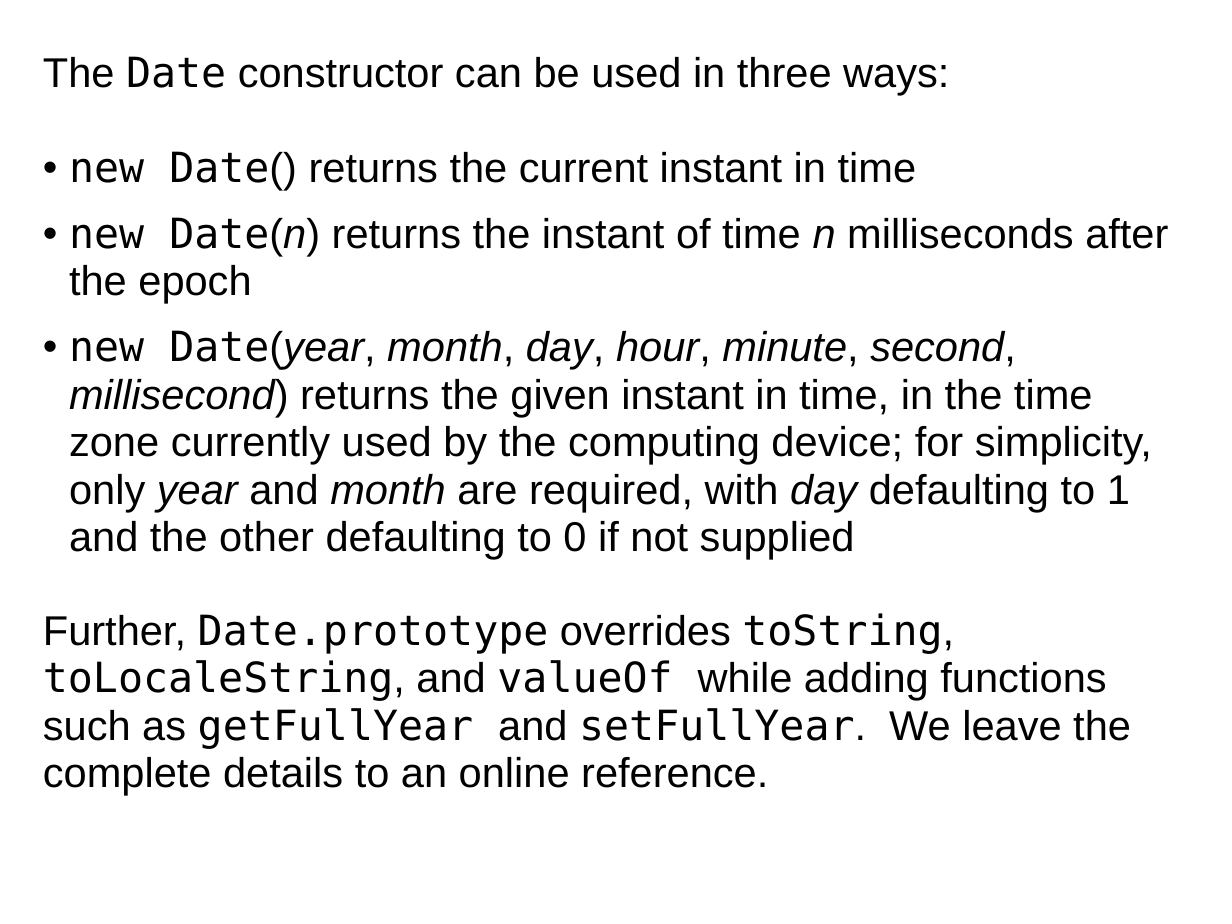
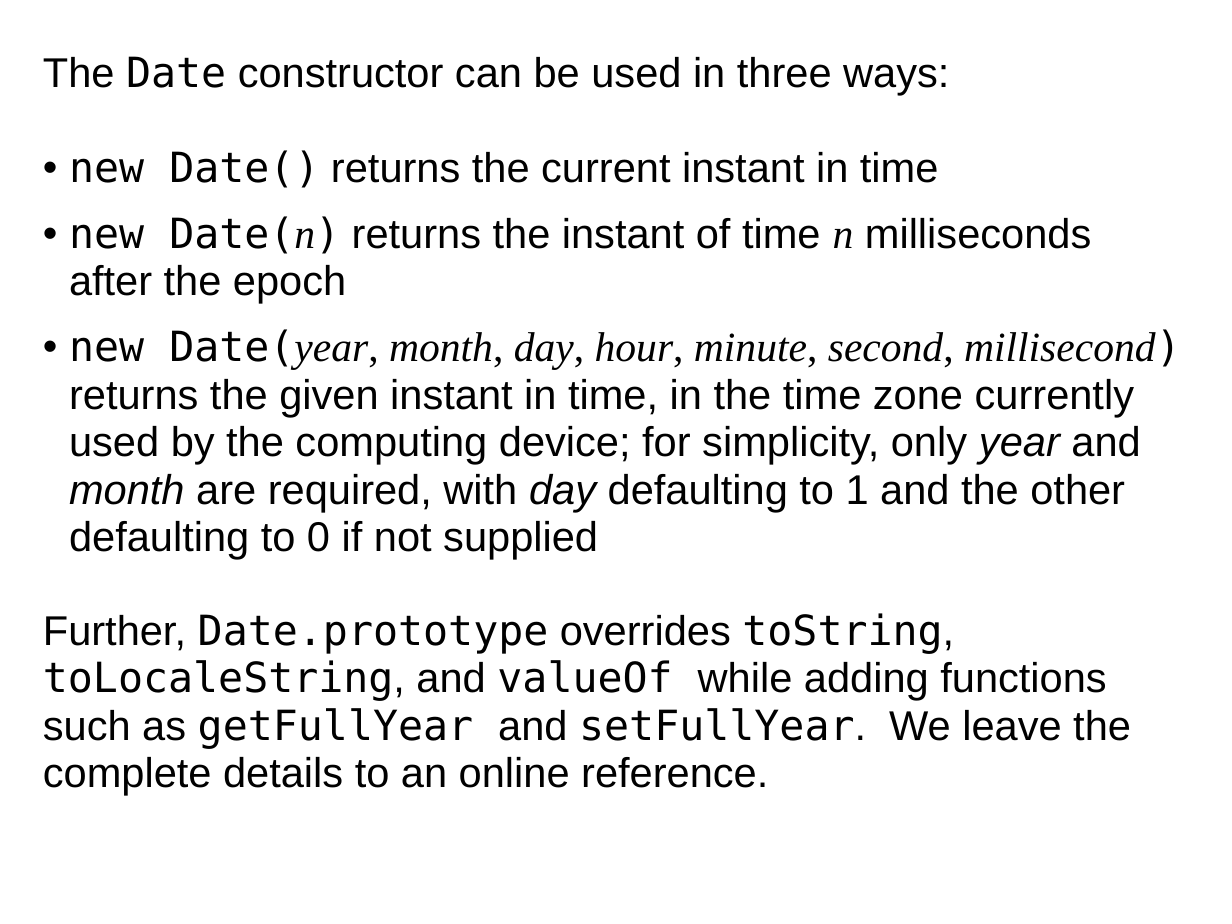
Before and after one commit to dondi/javascript-book, a slide deck: slide 54 of presentations/Chapter_7_Presentation.ppt. Drawn at 1232x924 pixels with LibreOffice and Linux fonts; fonts in the diff are those of the drawing; background and template pictures are left out. Boxes give left, top, right and bottom in pixels: in the first picture for what was removed or moved away, otherwise in the second. Text is boxed around its words. In the diff, an @@ line names an element or a change of style, - is before the commit and + after.

Commit message:
Second pass clean-up and tweaks.

```diff
--- a/presentations/Chapter_7_Presentation.ppt
+++ b/presentations/Chapter_7_Presentation.ppt
@@ text at box(69, 150, 1181, 559): font Arial to DejaVu Sans Mono in "Date()", "Date(n)", "Date(year, millisecond)"; font Arial to Times New Roman in "Date(n) n", "Date(year, month, day, hour, minute, second, millisecond)" @@
```
Also in this commit, not shown: 15 other slides changed, 2 other files.
